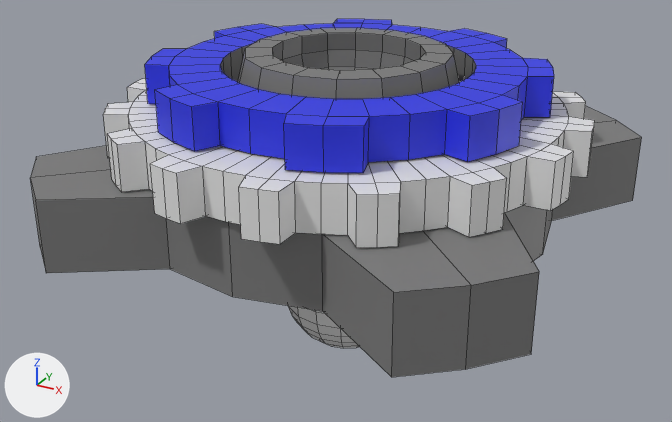
The Blender file Assets/RobotParts/Parts/Attachment/Randomizer/randomizerModel.blend as it was, and as the next commit left it.
Before and after are seen from a 50 mm camera at (1.96, -3.68, 1.07) aimed at (-0.04, -0.04, -0.75). The lights are fixed; the arrows at lower left show +X, +Y and +Z. Mesh edges are drawn as thin lines.

The first picture shows 'Gear', 'Gear.001', 'Gear.002'.
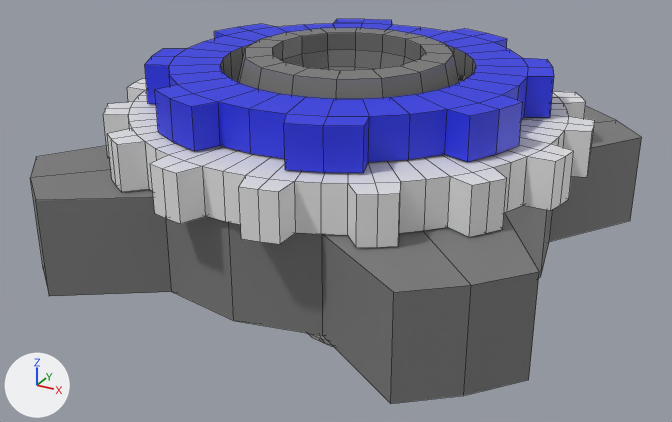
The change, as a diff of the scene's bpy script:
```diff
--- a/Assets/RobotParts/Parts/Attachment/Randomizer/randomizerModel.blend.py
+++ b/Assets/RobotParts/Parts/Attachment/Randomizer/randomizerModel.blend.py
@@ me_gear_002 @@
 me_gear_002.from_pydata(...)  # 368 vertices, 354 faces; spans x -1.19..1.19, y -1.19..1.19, z -0.88..0.63
 # used by ob_gear_002; location = (0.0, 0.0, -0.594)
+# me_gear_002 part 1: 56 of 368 vertices moved; they spanned x -1.19..1.19, y -1.19..1.19, z -0.17 and now span x -1.19..1.19, y -1.19..1.19, z -0.47..-0.28; mean shift (0.0, 0.0, -0.17); largest move (0.55, 0.23, -0.17) -> (0.61, 0.25, -0.47)
 me_gear_002.materials.append(mat_body)
```

Where the change shows, as pixel boxes (x1, y1, x2, y2) in the pictures (672 x 422 px; the box of a moved part takes in the faces that stretch with it):
'Gear.002', reshaped (8% taller): before (30, 28, 642, 377); after (30, 28, 642, 404)
part 1 of me_gear_002, moved or reshaped: before (39, 197, 633, 377); after (39, 197, 633, 404)
